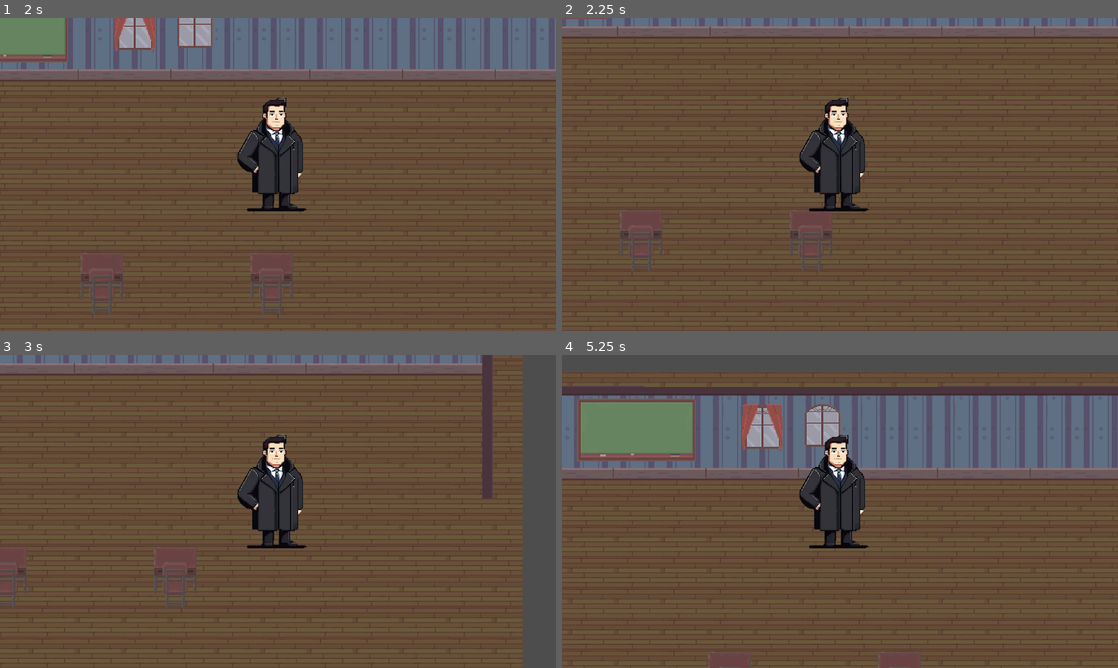
Above: before the commit, frames 1-4 (two rows, left to right).
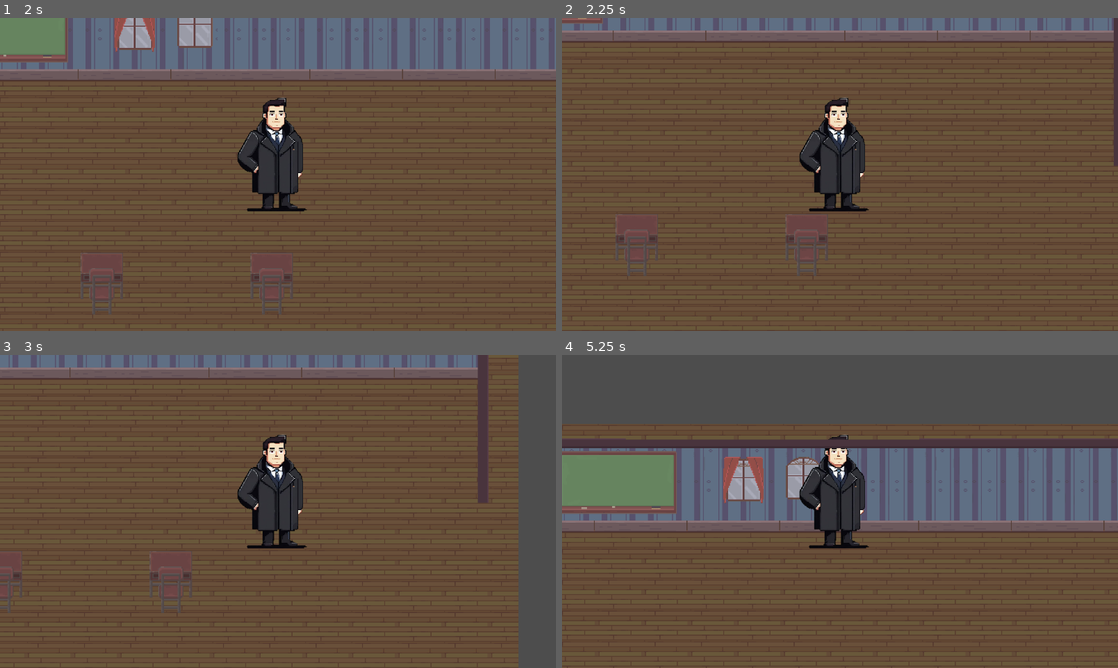
Above: after the commit, the same moments.

Repository: AmigoMarconi/tyashkov_game
Game: Godot game, scene res://scenes/menu/menu.tscn
Two runs of this game, one before a commit and one after it. Both use one fixed random seed, a clock stepped at 60 frames per second and the inputs below.
Inputs:
- Up to frame 1 (2 s): click "Начать игру" at 0.5 s; tap Enter at 1.25 s; hold D (right) from 1.28 s (still down)
- Up to frame 2 (2.25 s): release D (right) at 2.03 s; hold S (down) from 2.03 s (still down)
- Up to frame 3 (3 s): tap Space at 2.75 s; release S (down) at 2.78 s; hold D (right) from 2.78 s (still down)
- Up to frame 4 (5.25 s): release D (right) at 3.53 s; hold W (up) 3.53-4.28 s; tap Enter at 4.25 s; hold A (left) from 4.28 s (still down)

Frame 1 is identical in both runs. In frame 2, 6.9% of the frame differs, in the area x 0-100%, y 0-100%; in frame 3, 6.9%; in frame 4, 44%, in the area x 0-100%, y 5-100%.

Commit message:
Создал ветку для Save-Load System

Diff:
--- a/GAYme/мягков-и-формула-времени/player/tishkov.tscn
+++ b/GAYme/мягков-и-формула-времени/player/tishkov.tscn
@@ -3,9 +3,8 @@
 [ext_resource type="Texture2D" uid="uid://yoqp18qo0wgc" path="res://player/Sprite/photo_2025-03-15_12-46-07-Photoroom.png" id="1_cjyu3"]
 [ext_resource type="Script" uid="uid://canuw08ebrojg" path="res://player/scripts/tishkov.gd" id="1_f7arj"]
 
-[sub_resource type="CapsuleShape2D" id="CapsuleShape2D_f7arj"]
-radius = 28.0378
-height = 56.0755
+[sub_resource type="RectangleShape2D" id="RectangleShape2D_1vp0k"]
+size = Vector2(45.4179, 15.6076)
 
 [node name="Tishkov" type="CharacterBody2D"]
 texture_filter = 2
@@ -15,9 +14,9 @@
 script = ExtResource("1_f7arj")
 
 [node name="CollisionShape2D" type="CollisionShape2D" parent="."]
-position = Vector2(0.5, -31.5)
+position = Vector2(0.25, -16.8708)
 scale = Vector2(0.58347, 0.624158)
-shape = SubResource("CapsuleShape2D_f7arj")
+shape = SubResource("RectangleShape2D_1vp0k")
 
 [node name="Sprite2D" type="Sprite2D" parent="."]
 texture_filter = 1
